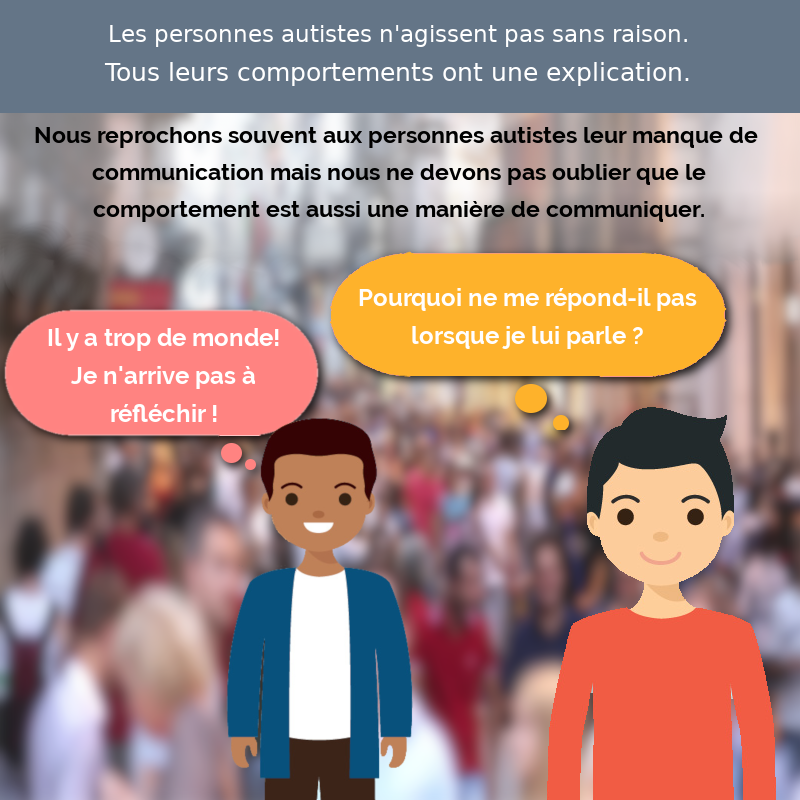
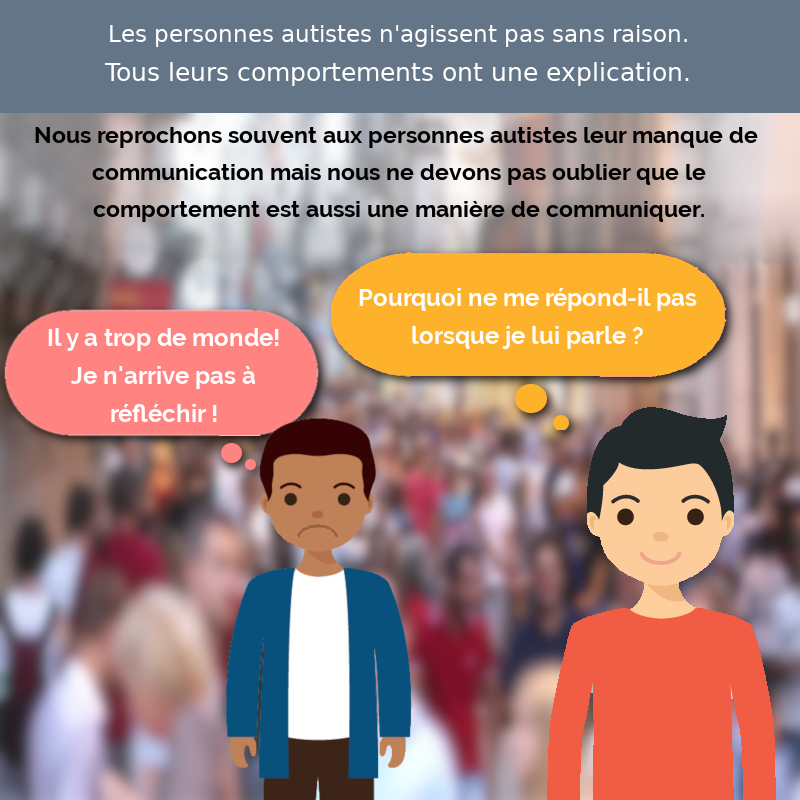
The second (800, 800) image is a revision of the first. Changes to its layers:
added layer "Pasted Layer #5" above "Pasted Layer #2" over [297, 524, 338, 537]
painted on "Pasted Layer #1" over [225, 417, 413, 800]
